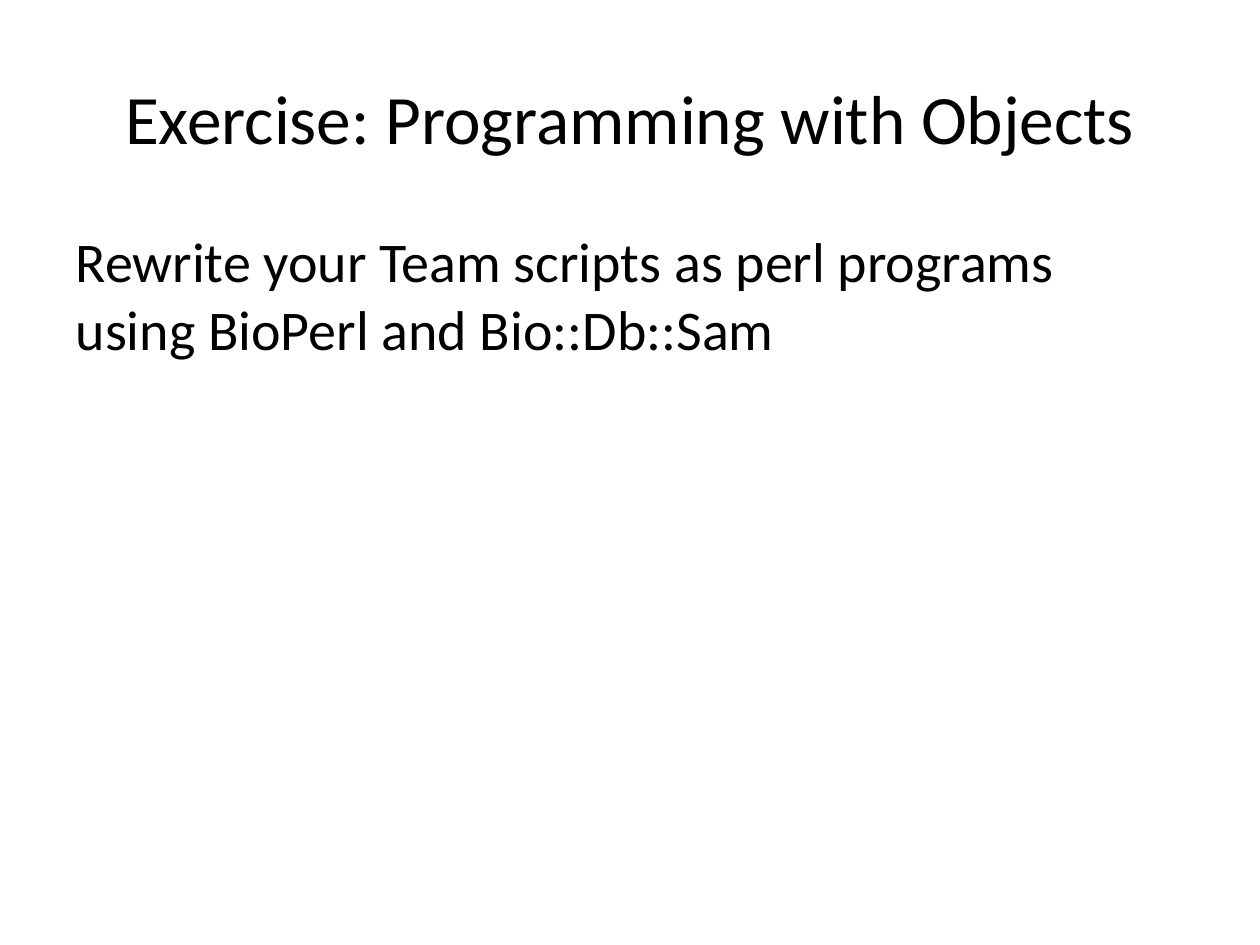
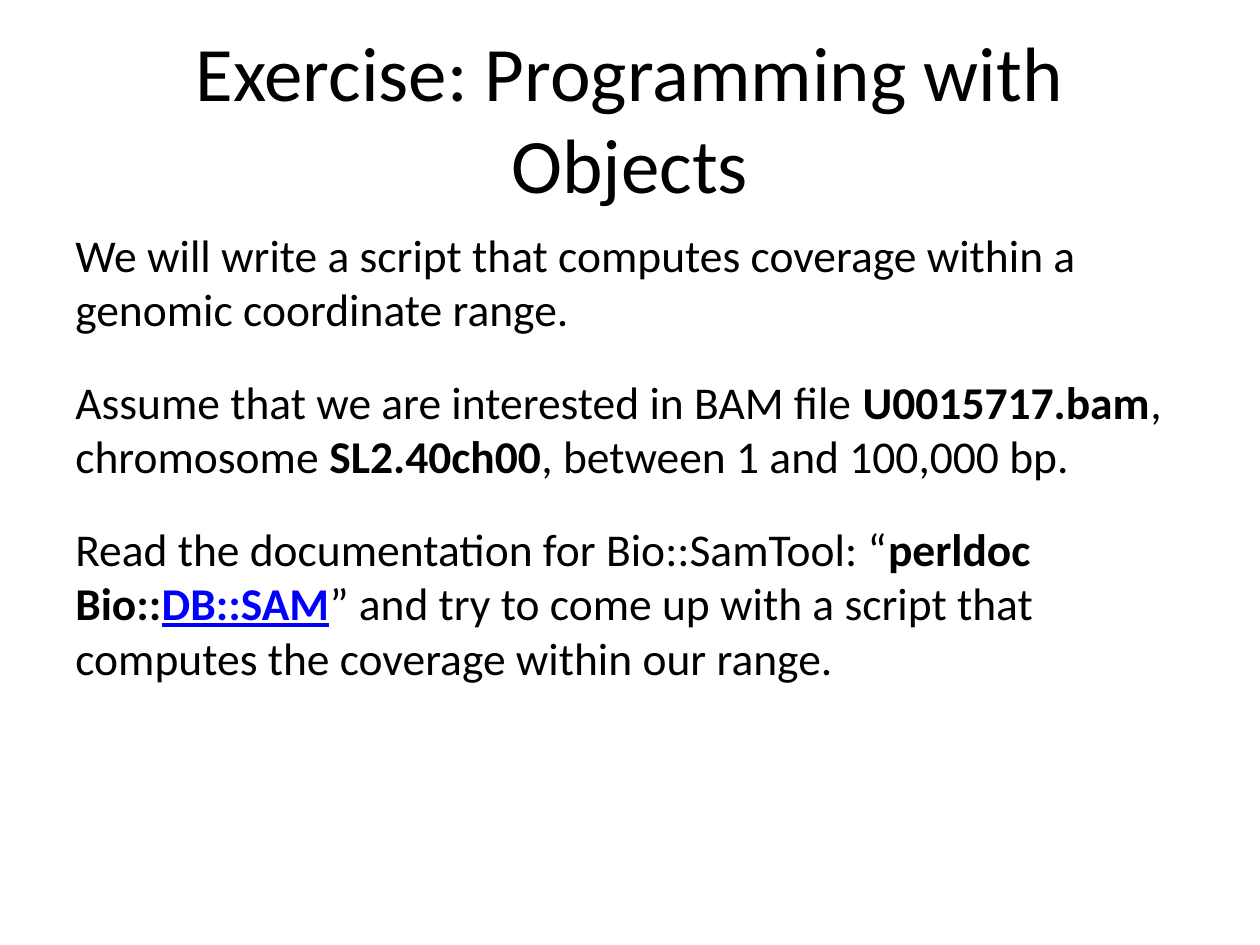
Before and after one commit to naturalis/arangs, a slide deck: slide 12 of doc/slides/day2/session4/Toolkits.pptx. Drawn at 1260x945 pixels with LibreOffice and Linux fonts; fonts in the diff are those of the drawing. Boxes give left, top, right and bottom in pixels: in the first picture for what was removed or moved away, otherwise in the second. Text is boxed around its words. In the diff, an @@ line names an element or a change of style, - is before the commit and + after.

Commit message:
added exercise to use Bio::SamTools

```diff
--- a/doc/slides/day2/session4/Toolkits.pptx
+++ b/doc/slides/day2/session4/Toolkits.pptx
@@ text "Exercise: Programming with Objects" at bbox=[196, 47, 1063, 207]: size 39.6 to 44 pt @@
@@ text at bbox=[75, 240, 1162, 683]: text changed; size 32 to 26 pt @@
-Rewrite your Team scripts as perl programs using BioPerl and Bio::Db::Sam
+We will write a script that computes coverage within a genomic coordinate range.
+Assume that we are interested in BAM file U0015717.bam, chromosome SL2.40ch00, between 1 and 100,000 bp.
+Read the documentation for Bio::SamTool: “perldoc Bio::DB::SAM” and try to come up with a script that computes the coverage within our range.
```
Also in this commit, not shown: 10 other slides changed.
